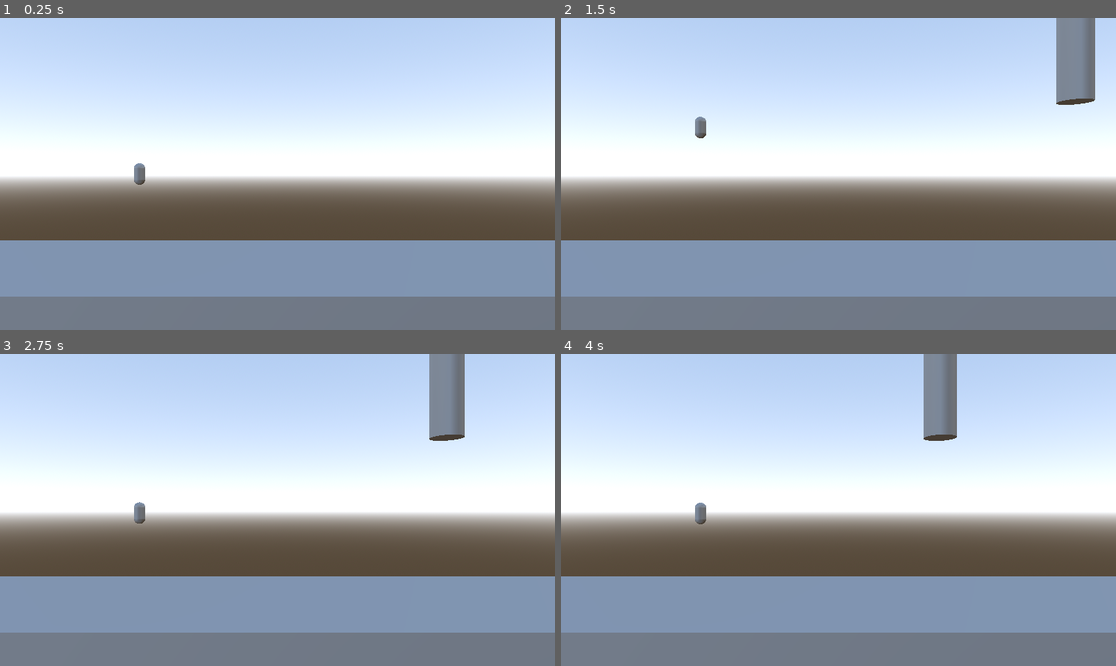
Above: before the commit, frames 1-4 (two rows, left to right).
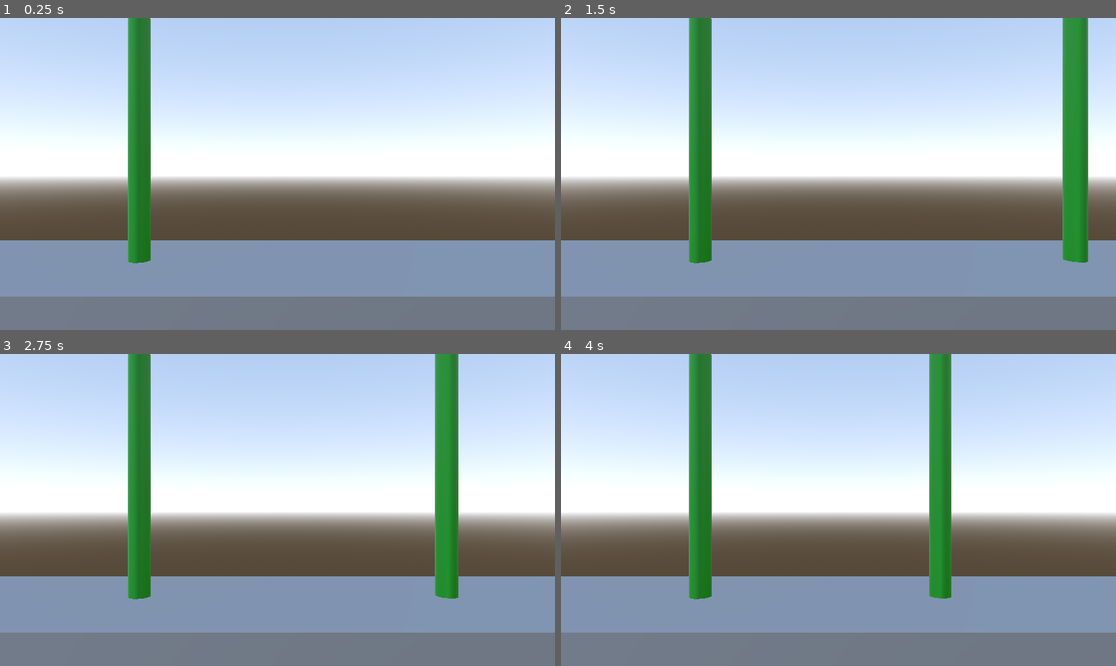
Above: after the commit, the same moments.

Repository: ernest-rudnicki/flappy-bird-godot
Game: Godot game, scene res://Flappy_Bird_Scene.tscn
Same seed, same stepped clock (60 frames per second), same inputs: the game is played once before the commit and once after it.
Inputs:
- Up to frame 1 (0.25 s): no input
- Up to frame 2 (1.5 s): tap Space (jump) at 0.77 s
- Up to frame 3 (2.75 s): tap Space (jump) at 1.52 s
- Up to frame 4 (4 s): tap Space (jump) at 3.02, 3.77 s

The runs differ from the first frame. In frame 1, 3.2% of the frame differs, in the area x 23-28%, y 0-79%; in frame 2, 7.5%, in the area x 23-97%, y 0-79%; in frame 3, 7.1%; in frame 4, 6.9%.

Commit message:
add obstacle placeholder

Diff:
--- a/Flappy_Bird_Scene.tscn
+++ b/Flappy_Bird_Scene.tscn
@@ -1,8 +1,9 @@
-[gd_scene load_steps=11 format=3 uid="uid://e2ho0q4agttx"]
+[gd_scene load_steps=12 format=3 uid="uid://e2ho0q4agttx"]
 
 [ext_resource type="Script" uid="uid://c5xoekviugg73" path="res://Player/Player_Movement.gd" id="1_kf6th"]
 [ext_resource type="Script" uid="uid://clcog87scwbt6" path="res://Obstacles/ObstacleManager.gd" id="2_fqahy"]
 [ext_resource type="PackedScene" uid="uid://d1prqmwuuxbw1" path="res://Obstacles/Obstacle.tscn" id="3_hleyi"]
+[ext_resource type="PackedScene" uid="uid://dybk15dp135i" path="res://Models/Obstacle.glb" id="4_0nxyy"]
 
 [sub_resource type="CapsuleMesh" id="CapsuleMesh_xr540"]
 
@@ -63,3 +64,6 @@
 transform = Transform3D(0.998915, 0, 0.046566, 0, 1, 0, -0.046566, 0, 0.998915, 42.1993, 1, 0)
 script = ExtResource("2_fqahy")
 obstacle_scene = ExtResource("3_hleyi")
+
+[node name="Obstacle2" parent="." instance=ExtResource("4_0nxyy")]
+transform = Transform3D(1, 0, 0, 0, -1, 8.74228e-08, 0, -8.74228e-08, -1, 0, 14.4196, 0)
--- a/Obstacles/Obstacle.tscn
+++ b/Obstacles/Obstacle.tscn
@@ -1,9 +1,7 @@
 [gd_scene load_steps=2 format=3 uid="uid://d1prqmwuuxbw1"]
 
-[sub_resource type="CylinderMesh" id="CylinderMesh_hf1tq"]
+[ext_resource type="PackedScene" uid="uid://dybk15dp135i" path="res://Models/Obstacle.glb" id="1_mixhw"]
 
 [node name="Obstacle" type="Node3D"]
 
-[node name="MeshInstance3D" type="MeshInstance3D" parent="."]
-transform = Transform3D(3, 0, 0, 0, 3, 0, 0, 0, 3, 0, 1, 0)
-mesh = SubResource("CylinderMesh_hf1tq")
+[node name="ObstacleMesh" parent="." instance=ExtResource("1_mixhw")]
--- a/Obstacles/ObstacleManager.gd
+++ b/Obstacles/ObstacleManager.gd
@@ -4,11 +4,11 @@
 @export var obstacle_scene: PackedScene
 @export var speed: float = 5.0;
 
-@export var upper_start_position: float = 10.7;
-@export var bottom_start_position: float = -10.0;
+@export var upper_start_position: float = 14.6;
+@export var lower_start_position: float = -8.0;
 
-@export var minScale: float = 1.0
-@export var maxScale: float = 5.0
+@export var minScale: float = 2.0
+@export var maxScale: float = 7.0
 
 var obstacles: Array[Node3D] = []
 var rng = RandomNumberGenerator.new()
@@ -20,23 +20,30 @@
 func _process(delta: float) -> void:
 	move_all_obstacles(delta)
 
+func move_all_obstacles(delta: float) -> void:
+	for obstacle in obstacles:
+		obstacle.global_position.x -= speed * delta
 
-func create_obstacle() -> Node3D:
-	var obstacle = obstacle_scene.instantiate()
-	add_child(obstacle)
 
-	obstacle.global_position = Vector3(global_position.x, upper_start_position, 0)
-	obstacle.scale.y = randomize_scale()
-	obstacles.push_front(obstacle)
+func create_obstacle() -> void:
+	var upper_obstacle = instantiate_obstacle()
+	var lower_obstacle = instantiate_obstacle()
 
-	return obstacle
+	upper_obstacle.rotate_x(PI)
 
-func move_all_obstacles(delta: float) -> void:
-	obstacles.all(
-		func(el: Node3D):
-		el.global_position.x -= speed * delta
-		)
+	upper_obstacle.global_position = Vector3(global_position.x, upper_start_position, 0)
+	lower_obstacle.global_position = Vector3(global_position.x, lower_start_position, 0)
 
+	#upper_obstacle.scale.y = 12.0
+	#lower_obstacle.scale.y = randomize_scale()
+
+	obstacles.push_back(upper_obstacle)
+	#obstacles.push_back(lower_obstacle)
 
 func randomize_scale() -> float:
 	return rng.randf_range(minScale, maxScale)
+
+func instantiate_obstacle() -> Node3D:
+	var obstacle = obstacle_scene.instantiate()
+	add_child(obstacle)
+	return obstacle
Binary file added: Models/Obstacle.glb
